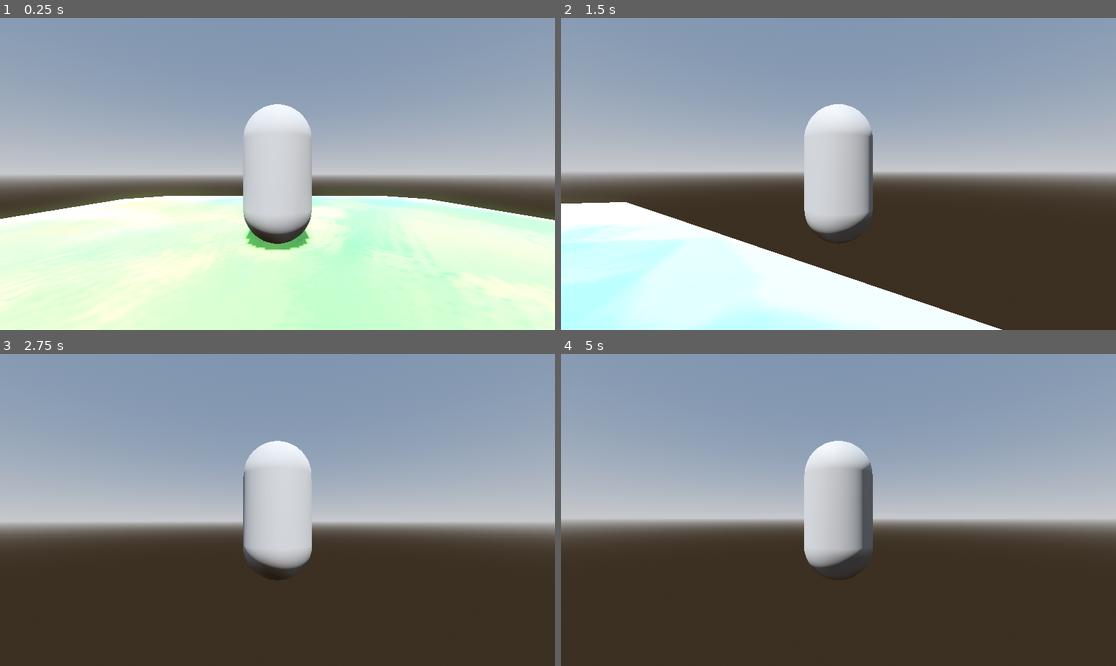
Above: before the commit, frames 1-4 (two rows, left to right).
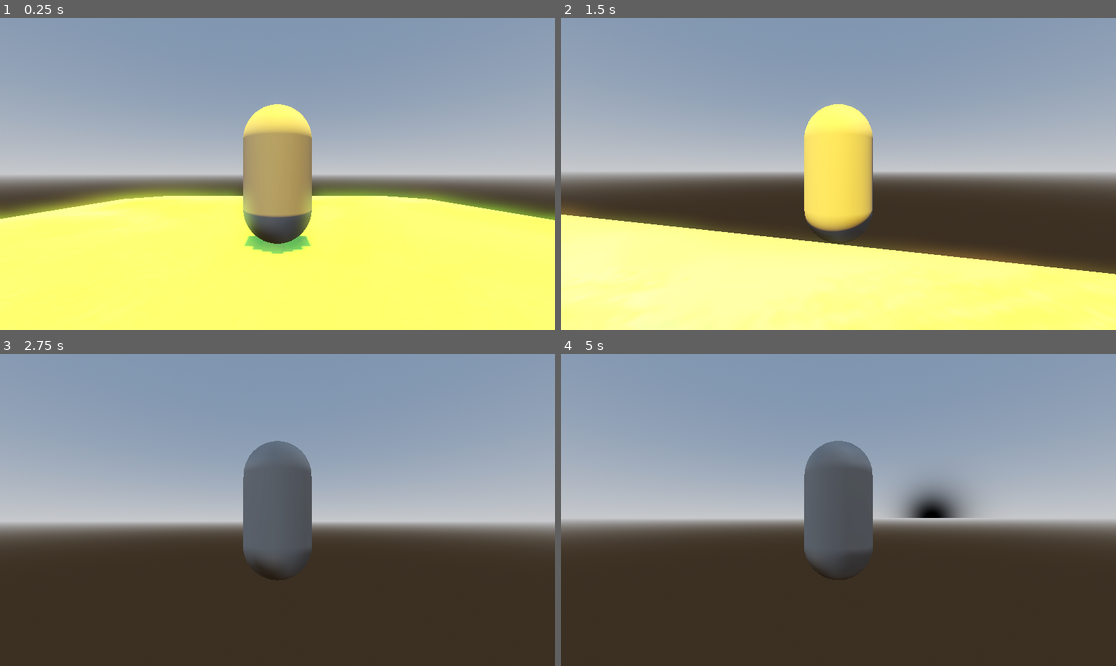
Above: after the commit, the same moments.

Repository: devMatkinson/SurvivalGame
Game: Godot game, scene res://world.tscn
Two runs of this game, one before a commit and one after it. Both use one fixed random seed, a clock stepped at 60 frames per second and the inputs below.
Inputs (mouse positions are in pixels of both pictures, inside the frame that each line leads up to):
- Up to frame 1 (0.25 s): no input
- Up to frame 2 (1.5 s): tap Enter (ui_accept) at 0.5, 0.77 s; move the mouse to (866, 174) at 0.52 s; hold Up (ui_up) from 0.53 s (still down); move the mouse to (810, 174) at 1.27 s
- Up to frame 3 (2.75 s): keep holding Up (ui_up); tap Enter (ui_accept) at 1.52 s; move the mouse to (288, 503) at 2.02 s
- Up to frame 4 (5 s): keep holding Up (ui_up); tap Enter (ui_accept) at 2.75, 3.02, 3.77, 4.52 s; move the mouse to (832, 516) at 2.77 s; move the mouse to (877, 513) at 3.52 s; move the mouse to (794, 506) at 4.27 s

The runs differ from the first frame. In frame 1, 46% of the frame differs, in the area x 0-100%, y 27-100%; in frame 2, 34%; in frame 3, 4.5%; in frame 4, 5.2%.

Commit message:
Day and Night Cycles

Diff:
--- a/Node3D.gd
+++ b/Node3D.gd
@@ -1,11 +1,35 @@
 extends Node3D
+var time : float
+@export var day_length: float = 20.0
+@export var start_time: float = 0.5
+var time_rate : float
+
+var Sun : DirectionalLight3D
+@export var sun_color : Gradient
+@export var sun_intensity : Curve
+
+var moon : DirectionalLight3D
+@export var moon_color : Gradient
+@export var moon_intensity : Curve
+@export var sky_horizon_color : Gradient
+func _ready():
+	time_rate = 1.0 / day_length
+	time = start_time
+
+	Sun = get_node("Sun")
+	moon = get_node("Moon")
 
 
-# Called when the node enters the scene tree for the first time.
-func _ready():
-	pass # Replace with function body.
+func _process(delta):
+	time += time_rate * delta
+	if time >= 1.0:
+		time = 0.0
 
+	Sun.rotation_degrees.x = time * 360 + 90
+	Sun.light_color = sun_color.sample(time)
+	Sun.light_energy = sun_intensity.sample(time)
 
-# Called every frame. 'delta' is the elapsed time since the previous frame.
-func _process(delta):
-	pass
+	moon.rotation_degrees.x = time * 360 + 270
+	moon.light_color = moon_color.sample(time)
+	moon.light_energy = moon_intensity.sample(time)
+	moon.visible = moon.light_energy > 0
--- a/SpringArm3D.gd
+++ b/SpringArm3D.gd
@@ -8,7 +8,7 @@
 func _unhandled_input(event: InputEvent):
 	if event is InputEventMouseMotion:
 		rotation.x -= event.relative.y * mouse_sensitivity
-		rotation.y = clamp(rotation.x, deg_to_rad(-90), deg_to_rad(30))
+		rotation.x = clamp(rotation.x, deg_to_rad(-90), deg_to_rad(30))
 
 		rotation.y -= event.relative.x * mouse_sensitivity
 		rotation.y = wrapf(rotation.y, -PI, PI)
--- a/character_body_3d.gd
+++ b/character_body_3d.gd
@@ -28,6 +28,8 @@
 	# As good practice, you should replace UI actions with custom gameplay actions.
 	var input_dir = Input.get_vector("ui_left", "ui_right", "ui_up", "ui_down")
 	var direction = (transform.basis * Vector3(input_dir.x, 0, input_dir.y)).normalized()
+	direction = direction.rotated(Vector3.UP, spring_arm.rotation.y).normalized()
+
 	if direction:
 		velocity.x = direction.x * SPEED
 		velocity.z = direction.z * SPEED
--- a/world.tscn
+++ b/world.tscn
@@ -6,6 +6,23 @@
 
 [sub_resource type="ConcavePolygonShape3D" id="ConcavePolygonShape3D_wnn4i"]
 data = PackedVector3Array(-0.7033, -1, -0.9191, 0.4259, -2.1465, -0.5566, 0.7033, -1, -0.9191, -0.7033, -1, -0.9191, -0 …(6398 unchanged characters)…
+
+[sub_resource type="Gradient" id="Gradient_5igy6"]
+offsets = PackedFloat32Array(0, 0.3, 0.7, 1)
+colors = PackedColorArray(0.933333, 0.705882, 0, 1, 0.92549, 0.698039, 0, 1, 0.92549, 0.698039, 0, 1, 0.92549, 0.698039, 0, 1)
+
+[sub_resource type="Curve" id="Curve_l5i8n"]
+_data = [Vector2(0.221, 0), 0.0, 0.0, 0, 0, Vector2(0.326316, 1), 0.0, 0.0, 0, 0, Vector2(0.647368, 1), 0.0, 0.0, 0, 0, Vector2(0.742105, 0), 0.0, 0.0, 0, 0]
+point_count = 4
+metadata/_snap_enabled = true
+
+[sub_resource type="Gradient" id="Gradient_v0c5d"]
+offsets = PackedFloat32Array(0)
+colors = PackedColorArray(0, 0, 0, 1)
+
+[sub_resource type="Curve" id="Curve_gk4ol"]
+_data = [Vector2(0.217822, 1), 0.0, 0.0, 0, 0, Vector2(0.366337, 0), 0.0, 0.0, 0, 0, Vector2(0.623762, 0), 0.0, 0.0, 0, 0, Vector2(0.762376, 1), 0.0, 0.0, 0, 0]
+point_count = 4
 
 [sub_resource type="ProceduralSkyMaterial" id="ProceduralSkyMaterial_1re0v"]
 sky_horizon_color = Color(0.64625, 0.65575, 0.67075, 1)
@@ -34,14 +51,36 @@
 
 [node name="CharacterBody3D" parent="." instance=ExtResource("2_ghsng")]
 
-[node name="Node3D" type="Node3D" parent="."]
+[node name="DayandNightCycle" type="Node3D" parent="."]
 script = ExtResource("3_ca6vw")
+sun_color = SubResource("Gradient_5igy6")
+sun_intensity = SubResource("Curve_l5i8n")
+moon_color = SubResource("Gradient_v0c5d")
+moon_intensity = SubResource("Curve_gk4ol")
 
-[node name="WorldEnvironment" type="WorldEnvironment" parent="Node3D"]
+[node name="WorldEnvironment" type="WorldEnvironment" parent="DayandNightCycle"]
 environment = SubResource("Environment_w47fb")
 
-[node name="DirectionalLight3D" type="DirectionalLight3D" parent="Node3D"]
+[node name="Sun" type="DirectionalLight3D" parent="DayandNightCycle"]
 transform = Transform3D(1, 0, 0, 0, 0.528438, 0.848972, 0, -0.848972, 0.528438, 0, 0, 0)
 shadow_enabled = true
 
+[node name="Moon" type="DirectionalLight3D" parent="DayandNightCycle"]
+
+[node name="DayandNightCycle2" type="Node3D" parent="."]
+script = ExtResource("3_ca6vw")
+sun_color = SubResource("Gradient_5igy6")
+sun_intensity = SubResource("Curve_l5i8n")
+moon_color = SubResource("Gradient_v0c5d")
+moon_intensity = SubResource("Curve_gk4ol")
+
+[node name="WorldEnvironment" type="WorldEnvironment" parent="DayandNightCycle2"]
+environment = SubResource("Environment_w47fb")
+
+[node name="Sun" type="DirectionalLight3D" parent="DayandNightCycle2"]
+transform = Transform3D(1, 0, 0, 0, 0.528438, 0.848972, 0, -0.848972, 0.528438, 0, 0, 0)
+shadow_enabled = true
+
+[node name="Moon" type="DirectionalLight3D" parent="DayandNightCycle2"]
+
 [editable path="StaticBody3D/Better_Island"]
Not shown: 1 places in world.tscn that only renumber resources
